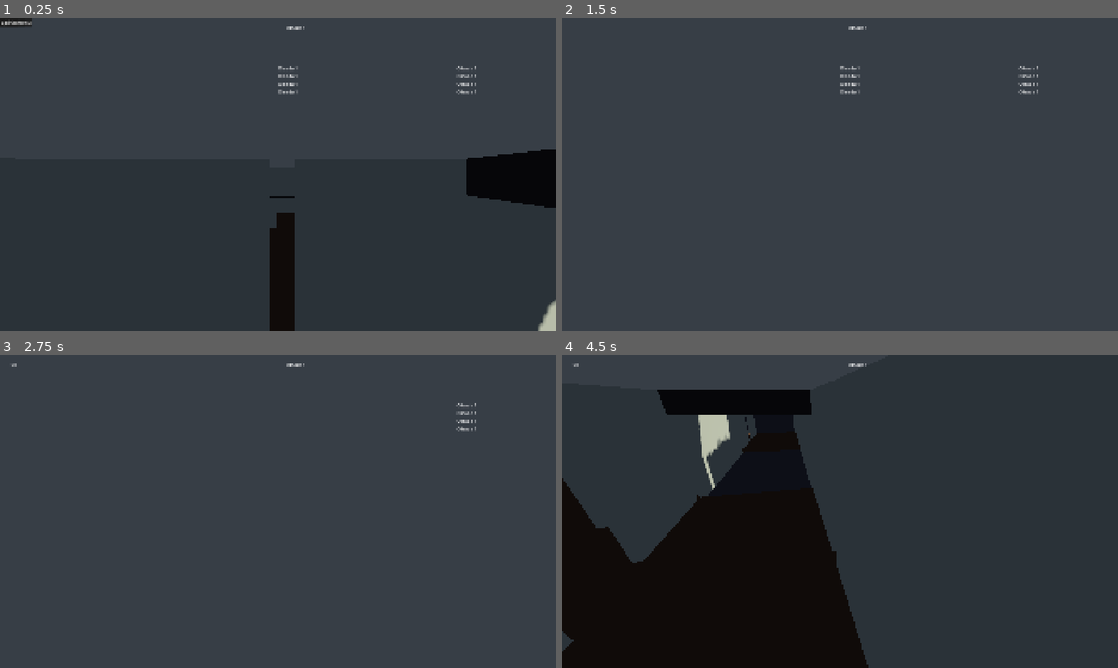
Above: before the commit, frames 1-4 (two rows, left to right).
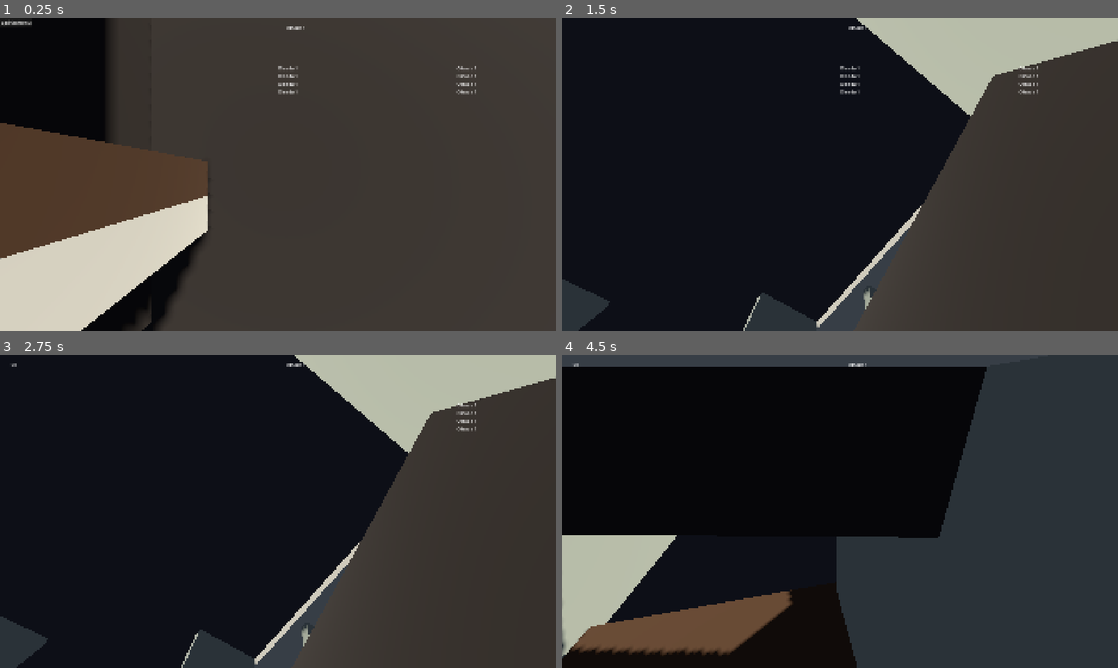
Above: after the commit, the same moments.

Repository: undertal401-hue/zombie-survival-3d
Game: Godot game, scene res://07_house/Main.tscn
Two runs of this game, one before a commit and one after it. Both use one fixed random seed, a clock stepped at 60 frames per second and the inputs below.
Inputs (mouse positions are in pixels of both pictures, inside the frame that each line leads up to):
- Up to frame 1 (0.25 s): no input
- Up to frame 2 (1.5 s): click "Cerrar tienda" at 0.5 s; click "Cerrar tienda" at 1.25 s
- Up to frame 3 (2.75 s): click "Cerrar tienda" at 2 s
- Up to frame 4 (4.5 s): tap Enter at 2.75, 2.85, 3.6, 4.25, 4.35 s; move the mouse to (867, 511) at 2.77 s; click (867, 511) at 2.92 s; tap Space at 3.5 s; move the mouse to (812, 511) at 3.52 s; click (812, 511) at 3.67 s; move the mouse to (851, 505) at 4.27 s; click (851, 505) at 4.42 s

The runs differ from the first frame. In frame 1, 36% of the frame differs, in the area x 0-100%, y 0-100%; in frame 2, 80%; in frame 3, 80%; in frame 4, 39%.

Commit message:
fix: player spawn position - now spawns at room center
- Fixed _find_player_start to return room center (room_size/2) instead of corner
- Player now spawns at (4, 1.6, 12) center of Room_0 instead of back wall at (0, 1.6, 8)
- Removed debug prints

Tests: 5/5 suites, 92/92 validations PASSED
Export: game/build/zombie_survival_3d.x86_64 (71MB) - runs clean

Diff:
--- a/game/07_house/Main.gd
+++ b/game/07_house/Main.gd
@@ -89,11 +89,11 @@
 			for interior in child.find_children("*", "Interior"):
 				return interior.global_position + Vector3(0, 1, 0)
 			# Fallback: centro de la habitación
-			return child.global_position + Vector3(0, 1, 0)
+			return child.global_position + Vector3(generator.room_size.x * 0.5, 1, generator.room_size.z * 0.5)
 
 	# Fallback global
 	for child in generator.get_children():
 		if child.name.begins_with("Room_"):
-			return child.global_position + Vector3(0, 1, 0)
+			return child.global_position + Vector3(generator.room_size.x * 0.5, 1, generator.room_size.z * 0.5)
 
 	return Vector3(0, 1, 0)
